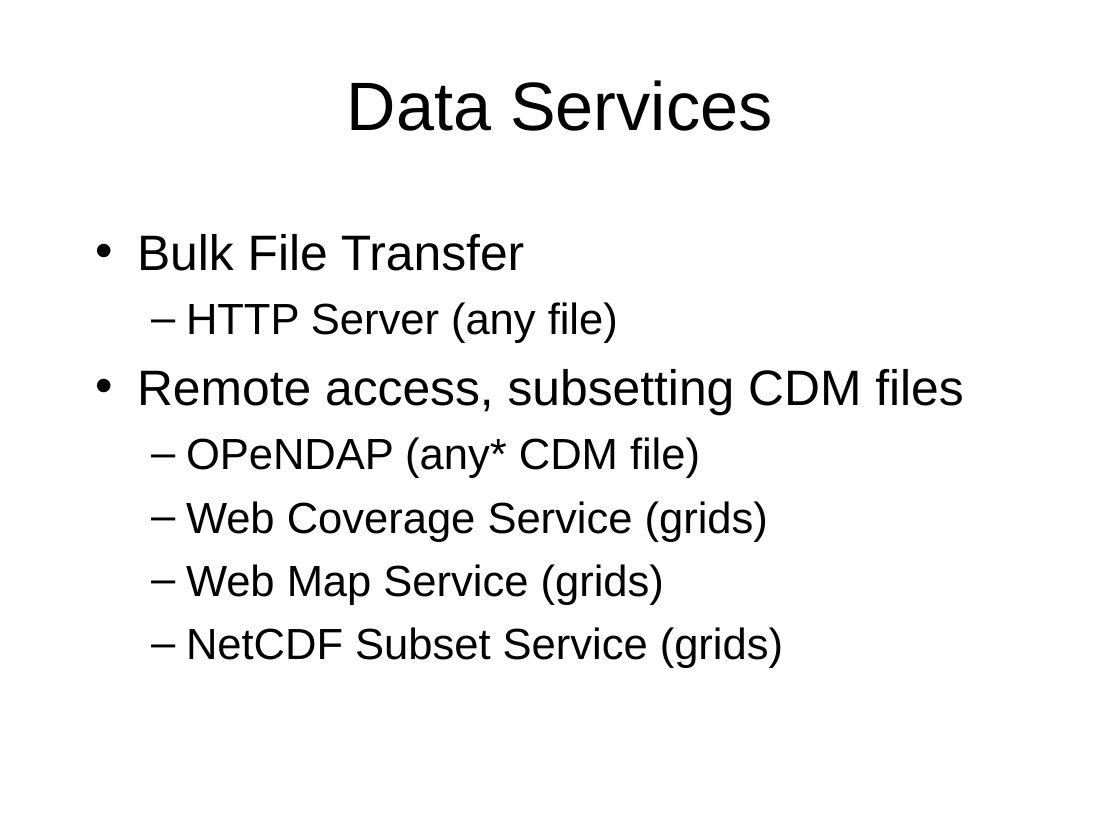
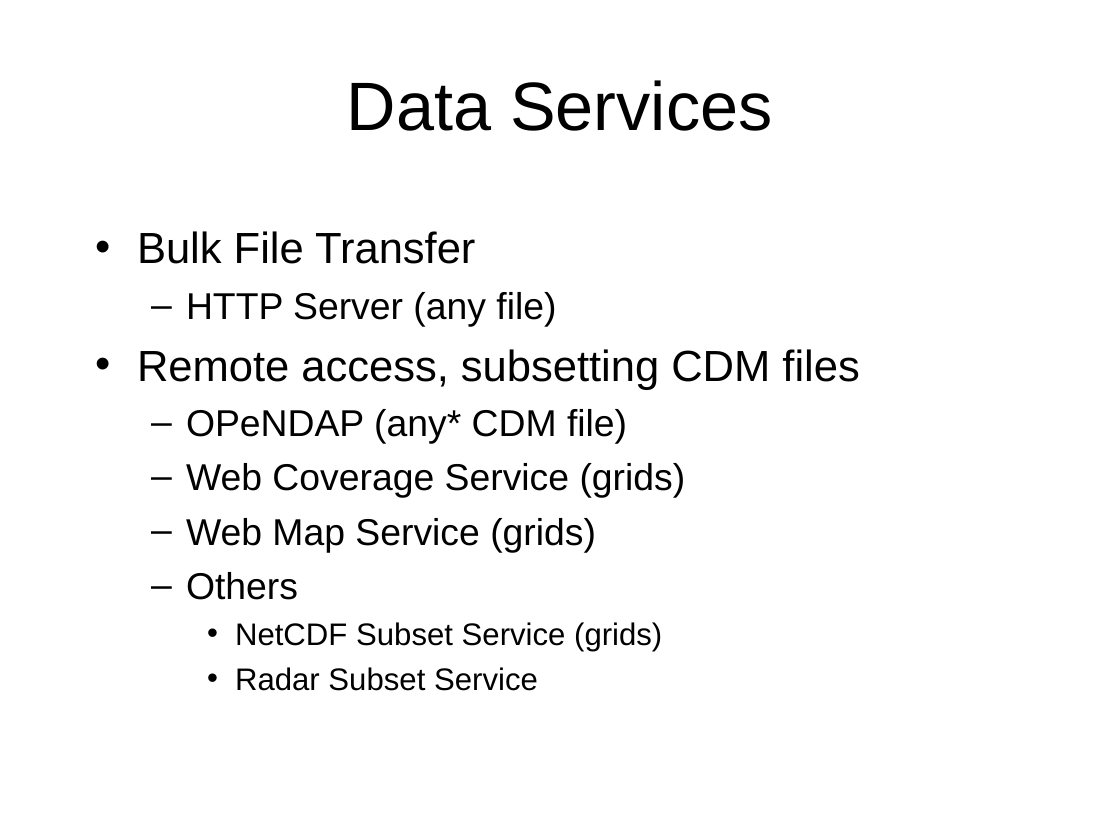
Before and after one commit to ooici-eoi/THREDDS, a slide deck: slide 2 of docs/web/thredds/tech/tutorial/TDS Data Services.ppt. Drawn at 1120x840 pixels with LibreOffice and Linux fonts; fonts in the diff are those of the drawing; background and template pictures are left out. Boxes give left, top, right and bottom in pixels: in the first picture for what was removed or moved away, otherwise in the second. Text is boxed around its words. In the diff, an @@ line names an element or a change of style, - is before the commit and + after.

```diff
--- a/docs/web/thredds/tech/tutorial/TDS Data Services.ppt
+++ b/docs/web/thredds/tech/tutorial/TDS Data Services.ppt
@@ text at <box>137,231,859,651</box>: size 32 to 28 pt in "Bulk File Transfer", "Remote access, subsetting CDM files"; size 28 to 24 pt in "HTTP Server (any file)", "OPeNDAP (any* CDM file)", "Web Coverage Service (grids)", "Web Map Service (grids)"; size 28 to 20 pt in "NetCDF Subset Service (grids)"; less space between paragraphs; bullet – to •; list level 2 to 3 in "NetCDF Subset Service (grids)" @@
@@ text at <box>186,572,298,600</box>: paragraph added @@
+  – Others
@@ text at <box>235,667,538,691</box>: paragraph added @@
+    • Radar Subset Service
```
Also in this commit, not shown: 5 other slides changed, 4 other files.
